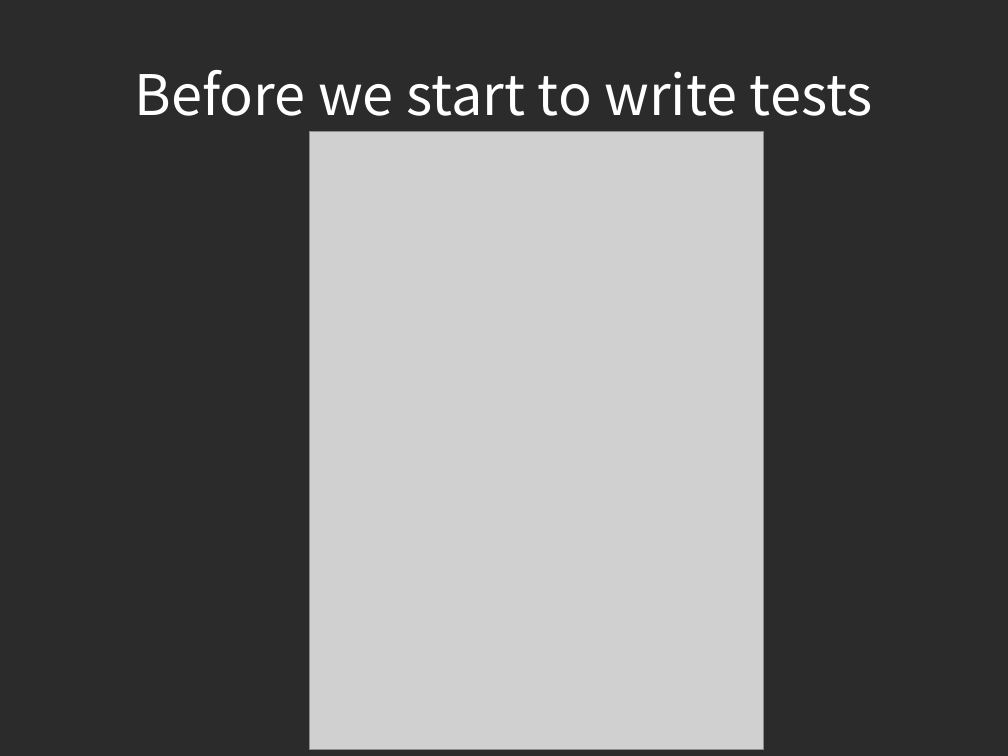
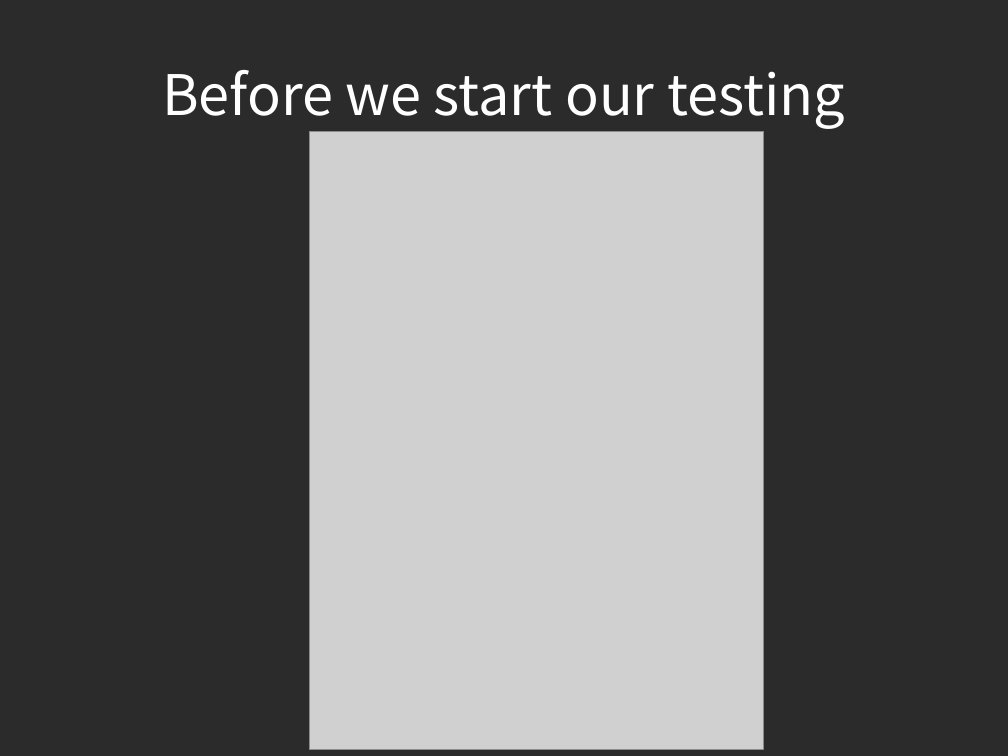
Before and after one commit to piotrek24061988/AutomaticTesting, a slide deck: slide 23 of module1/doc/AutomatedTesting.odp. Drawn at 1008x756 pixels with LibreOffice and Linux fonts; fonts in the diff are those of the drawing; grey boxes stand for pictures; background and template pictures are left out; a plain dark background stands for a picture behind light text. Boxes give left, top, right and bottom in pixels: in the first picture for what was removed or moved away, otherwise in the second. Text is boxed around its words. In the diff, an @@ line names an element or a change of style, - is before the commit and + after.

```diff
--- a/module1/doc/AutomatedTesting.odp
+++ b/module1/doc/AutomatedTesting.odp
@@ title at <box>162,70,845,129</box>: text changed @@
-Before we start to write tests
+Before we start our testing
```
Also in this commit, not shown: 11 other slides changed, 2 slides added.
